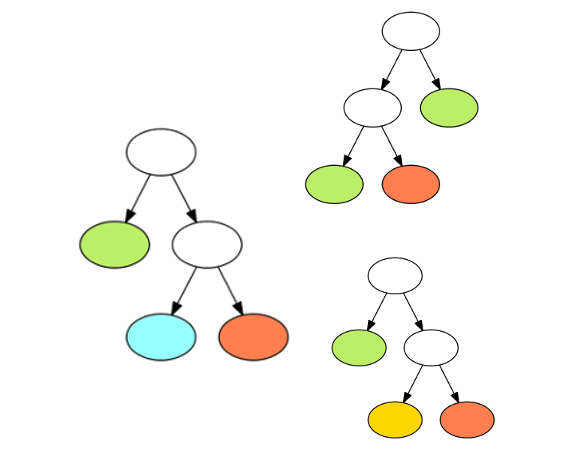
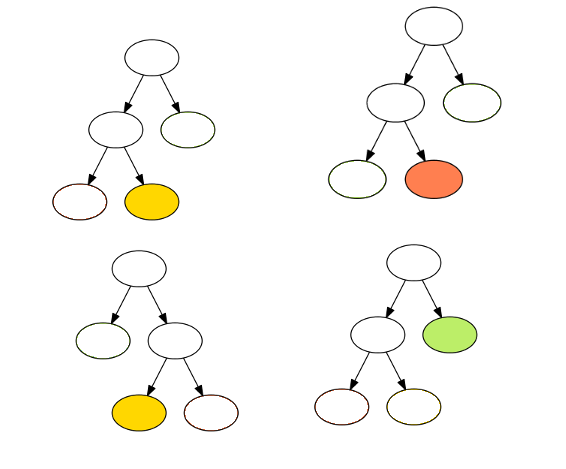
Before/after of a 566x469 layered artwork. What changed in the layer stack:
renamed "Arriba" to "1", painted on it over [304, 6, 502, 204]
renamed "Medio" to "2", painted on it over [52, 38, 290, 362]
renamed "abajo" to "3", painted on it over [75, 249, 495, 439]
added layer "4" above "Capa" over [314, 243, 478, 426]
